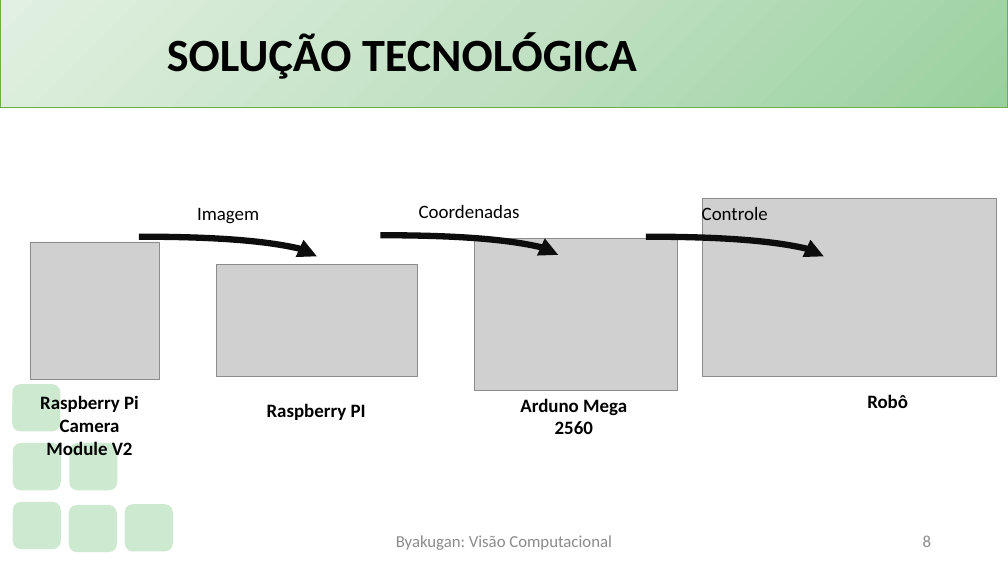
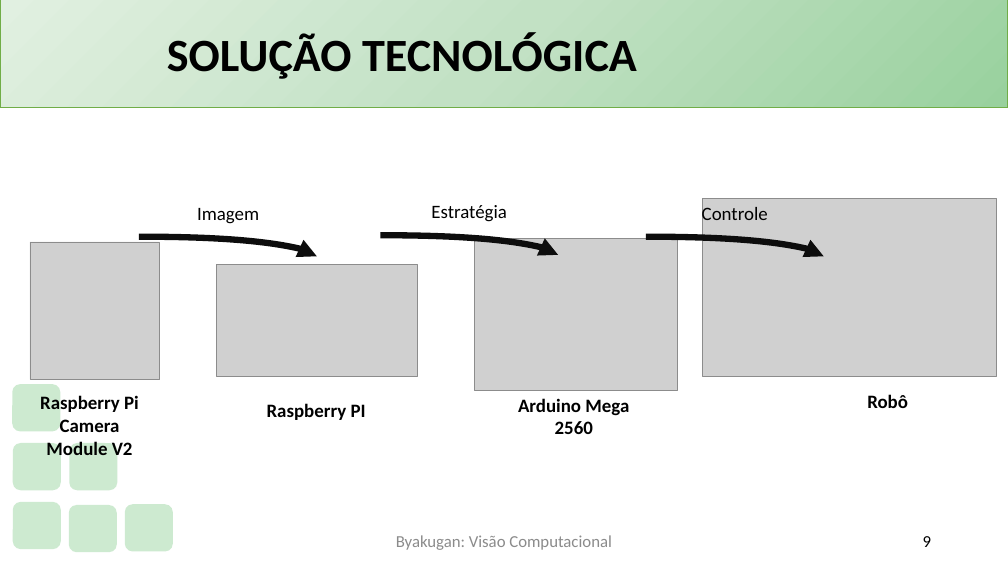
Before and after one commit to PauloVLB/Projeto_Integrador, a slide deck: slide 9 of Slide.pptx (slide 8 before the commit). Drawn at 1008x567 pixels with LibreOffice and Linux fonts; fonts in the diff are those of the drawing; grey boxes stand for pictures; background and template pictures are left out. Boxes give left, top, right and bottom in pixels: in the first picture for what was removed or moved away, otherwise in the second. Text is boxed around its words. In the diff, an @@ line names an element or a change of style, - is before the commit and + after.

```diff
--- a/Slide.pptx
+++ b/Slide.pptx
@@ text at (431,205,507,222): text changed @@
-Coordenadas
+Estratégia
@@ text at (518,398,629,434): text changed @@
-Arduno Mega 2560
+Arduino Mega 2560
@@ page number at (923,536,931,547): text changed; text colour #8C8C8C to #000000 @@
-8
+9
```
Also in this commit, not shown: 4 other slides changed, 1 slide added, 4 other files.
